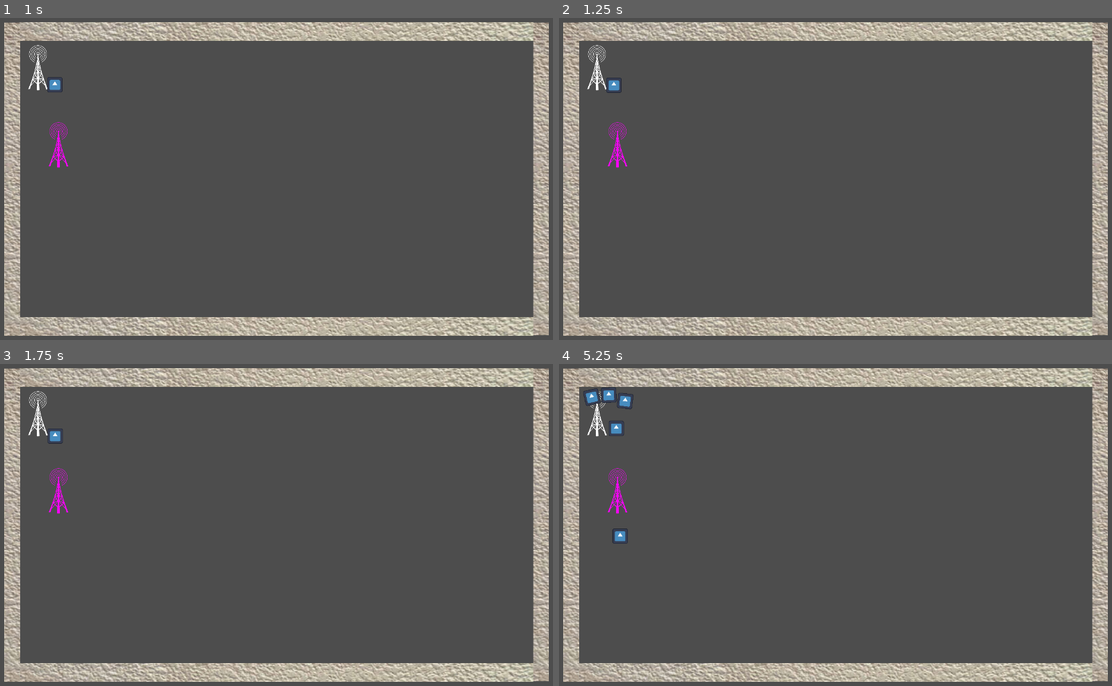
Above: before the commit, frames 1-4 (two rows, left to right).
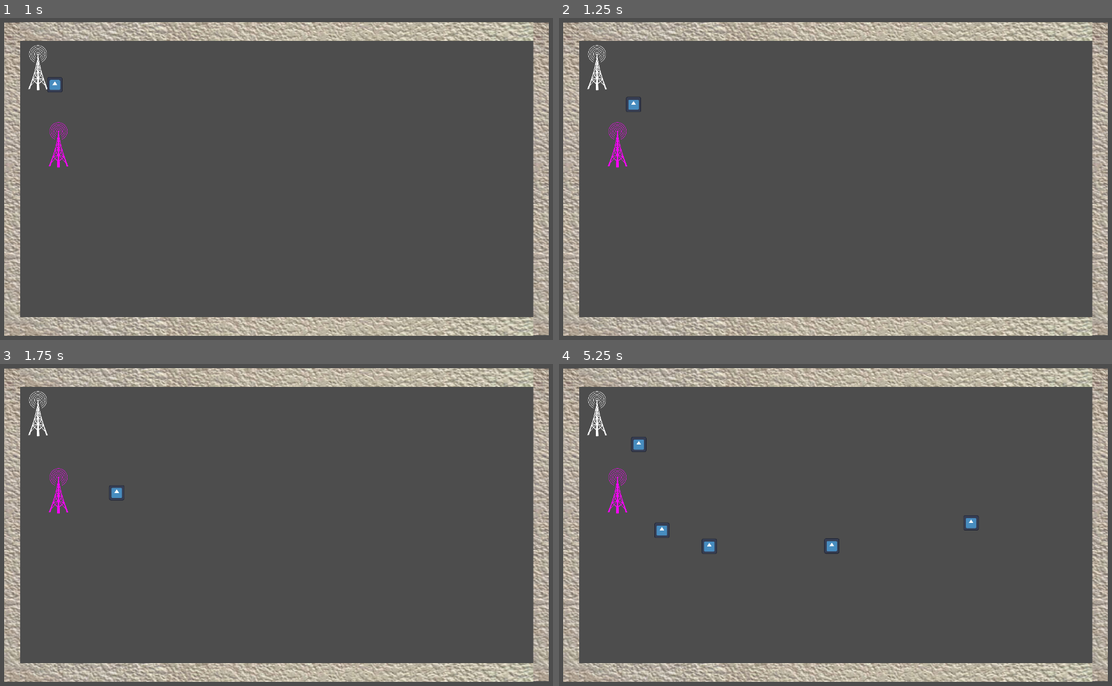
Above: after the commit, the same moments.

Repository: ryupold/ld59
Game: Godot game, scene res://scenes/test_sender.tscn
Same seed, same stepped clock (60 frames per second), same inputs: the game is played once before the commit and once after it. The engine's default icon, where the game draws it, is replaced by a stand-in: a white triangle on a blue panel in a dark square.
Inputs:
- Up to frame 1 (1 s): tap Enter at 0.5 s
- Up to frame 2 (1.25 s): no input
- Up to frame 3 (1.75 s): no input
- Up to frame 4 (5.25 s): no input

Frame 1 is identical in both runs. In frame 2, 0.2% of the frame differs, in the area x 8-15%, y 18-30%; in frame 3, 0.2%; in frame 4, 0.8%, in the area x 4-76%, y 7-59%.

Commit message:
adjust packet collider

Diff:
--- a/ld59-game/entities/packet/packet.tscn
+++ b/ld59-game/entities/packet/packet.tscn
@@ -3,11 +3,22 @@
 [ext_resource type="Script" uid="uid://cat60h8kd57yu" path="res://entities/packet/packet.gd" id="1_2lw8n"]
 [ext_resource type="Texture2D" uid="uid://dxluetgnmx57p" path="res://icon.svg" id="2_aocyf"]
 
+[sub_resource type="PhysicsMaterial" id="PhysicsMaterial_g4aub"]
+friction = 0.0
+bounce = 1.0
+
+[sub_resource type="CircleShape2D" id="CircleShape2D_g4aub"]
+radius = 66.0
+
 [node name="Packet" type="RigidBody2D" unique_id=488777420]
+collision_layer = 2
+physics_material_override = SubResource("PhysicsMaterial_g4aub")
+gravity_scale = 0.0
+linear_damp_mode = 1
 script = ExtResource("1_2lw8n")
 
 [node name="Sprite" type="Sprite2D" parent="." unique_id=1339289041]
 texture = ExtResource("2_aocyf")
 
-[node name="CollisionPolygon2D" type="CollisionPolygon2D" parent="." unique_id=1790926318]
-polygon = PackedVector2Array(66, 66, -66, 66, -66, -66, 66, -66)
+[node name="CollisionShape2D" type="CollisionShape2D" parent="." unique_id=1903941625]
+shape = SubResource("CircleShape2D_g4aub")
--- a/ld59-game/entities/sender/sender.gd
+++ b/ld59-game/entities/sender/sender.gd
@@ -7,4 +7,5 @@
 func _on_packet_creation_timer_timeout():
 	var packet : Packet = packetScene.instantiate()
 	packet.global_position = global_position + spawnDistance * Vector2.from_angle(randf() * 2 * PI)
+	packet.apply_impulse((packet.global_position - global_position).normalized() * 1000)
 	packetParent.add_child(packet)
